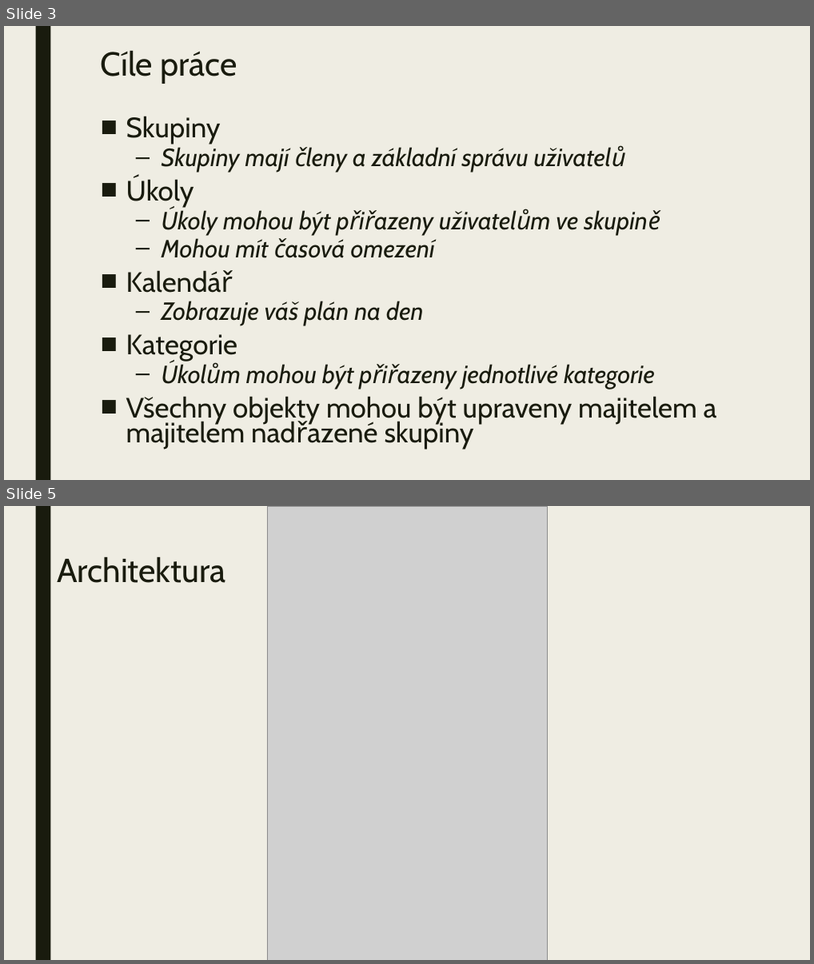
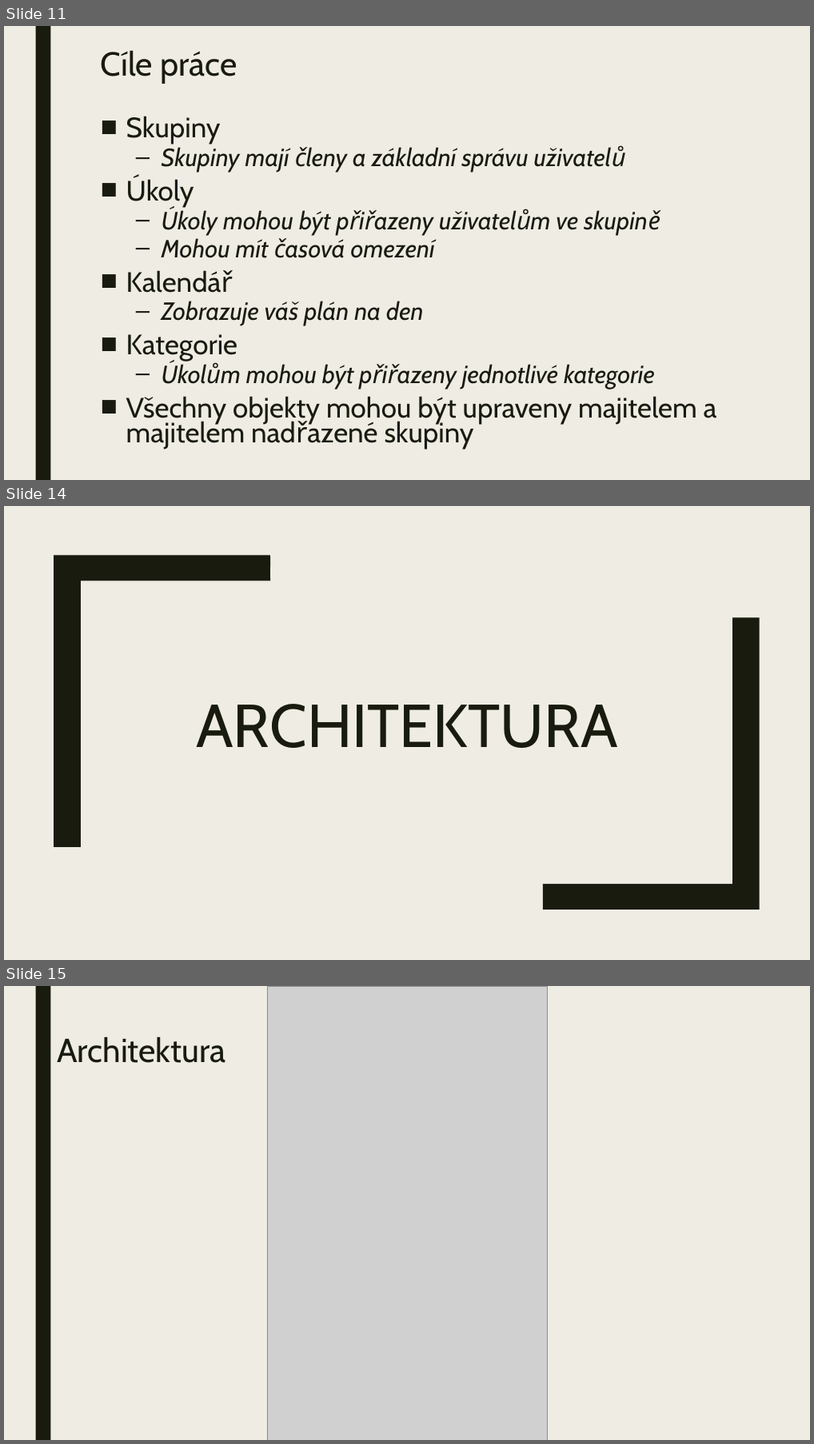
Before and after one commit to Aidam7/DuDat-Docs, a slide deck: Prezentace/Obhajoba.pptx. Shown one above the other, each under a label of ours: slides 3 and 5 before the commit, slides 11, 14 and 15 after it; the slides between them are not shown. The pictures are 814x964 and 814x1444 pixels, drawn with LibreOffice and Linux fonts; fonts in the diff are those of the drawing; grey boxes stand for pictures; background and template pictures are left out. Boxes give left, top, right and bottom in pixels: in the first picture for what was removed or moved away, otherwise in the second. Text is boxed around its words. In the diff, an @@ line names an element or a change of style, - is before the commit and + after.

```diff
--- a/Prezentace/Obhajoba.pptx
+++ b/Prezentace/Obhajoba.pptx
@@ slide 14 added at [4,506,810,960], background #EFEDE3 @@
@@ freeform shape added at [54,555,270,847], fill #191B0E @@
@@ freeform shape added at [544,617,760,909], fill #191B0E @@
@@ title added at [196,704,618,748], 72 pt, text #191B0E @@
+ARCHITEKTURA
@@ what was slide 3 is now slide 11 @@
@@ what was slide 5 is now slide 15 @@
```
Also in this commit, not shown: 6 slides changed, 16 other slides added, 5 slides removed.
